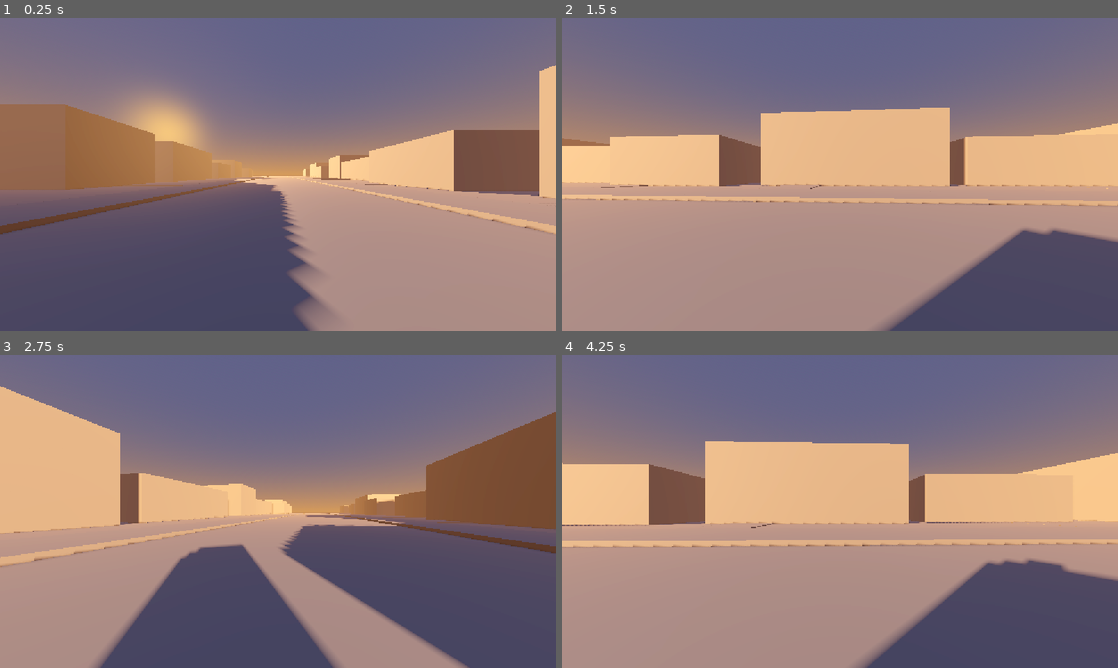
Above: before the commit, frames 1-4 (two rows, left to right).
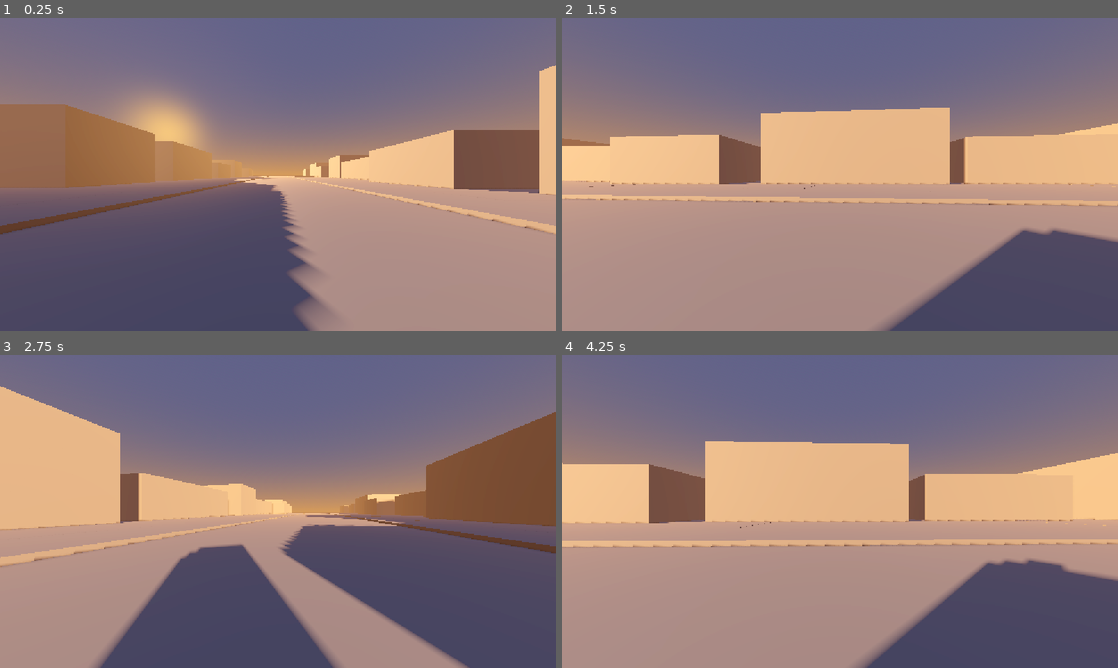
Above: after the commit, the same moments.

Repository: Concoctorydev/streetlight-static
Game: Godot game, scene res://scenes/street.tscn
Two runs of this game, one before a commit and one after it. Both use one fixed random seed, a clock stepped at 60 frames per second and the inputs below.
Inputs:
- Up to frame 1 (0.25 s): no input
- Up to frame 2 (1.5 s): tap Enter (ui_accept) at 0.5, 0.77 s; hold Right (ui_right) 0.53-1.28 s; hold Down (ui_down) from 1.28 s (still down)
- Up to frame 3 (2.75 s): tap Enter (ui_accept) at 1.52 s; release Down (ui_down) at 2.03 s; hold Right (ui_right) from 2.03 s (still down)
- Up to frame 4 (4.25 s): release Right (ui_right) at 2.78 s; hold Up (ui_up) 2.78-3.53 s; tap Enter (ui_accept) at 3.02, 3.77 s; hold Left (ui_left) from 3.53 s (still down)

The runs differ from the first frame. In frame 1, 0.6% of the frame differs, in the area x 0-100%, y 50-60%; in frame 2, 0.6%; in frame 3, 0.5%; in frame 4, 0.7%, in the area x 0-100%, y 52-56%.

Commit message:
Add grass friction

Diff:
--- a/streetlight-static/scenes/street.tscn
+++ b/streetlight-static/scenes/street.tscn
@@ -76,6 +76,9 @@
 [node name="thirdPersonCamera" type="Camera3D" parent="player" unique_id=1666285241]
 transform = Transform3D(1, 0, 0, 0, 0.9396926, 0.34202012, 0, -0.34202012, 0.9396926, 0, 3, 6)
 
+[node name="groundRay" type="RayCast3D" parent="player" unique_id=1077971050]
+target_position = Vector3(0, -0.6, 0)
+
 [node name="graybox" type="Node3D" parent="." unique_id=1524594638]
 
 [node name="sidewalkRight" type="CSGBox3D" parent="graybox" unique_id=908120662]
@@ -103,9 +106,9 @@
 size = Vector3(15, 8, 15)
 
 [node name="driveway" type="CSGBox3D" parent="graybox/buildingsRight/lot01" unique_id=685117774]
-transform = Transform3D(1, 0, 0, 0, 1, 0, 0, 0, 1, 11.5, 0.025, -4)
-use_collision = true
-size = Vector3(7, 0.05, 3)
+transform = Transform3D(1, 0, 0, 0, 1, 0, 0, 0, 1, 11.5, 0.075, -4)
+use_collision = true
+size = Vector3(7, 0.15, 3)
 
 [node name="lot02" type="Node3D" parent="graybox/buildingsRight" unique_id=2001608578]
 transform = Transform3D(1, 0, 0, 0, 1, 0, 0, 0, 1, 0, 0, 15)
@@ -121,9 +124,9 @@
 size = Vector3(4.6151123, 2.5, 3)
 
 [node name="driveway" type="CSGBox3D" parent="graybox/buildingsRight/lot02" unique_id=941239231]
-transform = Transform3D(1, 0, 0, 0, 1, 0, 0, 0, 1, 11.5, -0.025, 3)
-use_collision = true
-size = Vector3(7, 0.05, 3)
+transform = Transform3D(1, 0, 0, 0, 1, 0, 0, 0, 1, 11.5, 0.075, 3)
+use_collision = true
+size = Vector3(7, 0.15, 3)
 
 [node name="lot03" type="Node3D" parent="graybox/buildingsRight" unique_id=18015764]
 transform = Transform3D(1, 0, 0, 0, 1, 0, 0, 0, 1, 0, 0, 30)
@@ -139,9 +142,9 @@
 size = Vector3(3.0927734, 2.5, 6)
 
 [node name="driveway" type="CSGBox3D" parent="graybox/buildingsRight/lot03" unique_id=976091130]
-transform = Transform3D(1, 0, 0, 0, 1, 0, 0, 0, 1, 11.5, 0.025, 2)
-use_collision = true
-size = Vector3(7, 0.05, 3)
+transform = Transform3D(1, 0, 0, 0, 1, 0, 0, 0, 1, 11.5, 0.075, 2)
+use_collision = true
+size = Vector3(7, 0.15, 3)
 
 [node name="lot04" type="Node3D" parent="graybox/buildingsRight" unique_id=1617011940]
 transform = Transform3D(1, 0, 0, 0, 1, 0, 0, 0, 1, 0, 0, 45)
@@ -157,9 +160,9 @@
 size = Vector3(4.8154297, 2.5, 4.1401367)
 
 [node name="driveway" type="CSGBox3D" parent="graybox/buildingsRight/lot04" unique_id=2108585452]
-transform = Transform3D(1, 0, 0, 0, 1, 0, 0, 0, 1, 11.5, 0.025, -2)
-use_collision = true
-size = Vector3(7, 0.05, 3)
+transform = Transform3D(1, 0, 0, 0, 1, 0, 0, 0, 1, 11.5, 0.075, -2)
+use_collision = true
+size = Vector3(7, 0.15, 3)
 
 [node name="lot05" type="Node3D" parent="graybox/buildingsRight" unique_id=834961427]
 transform = Transform3D(1, 0, 0, 0, 1, 0, 0, 0, 1, 0, 0, 60)
@@ -170,9 +173,9 @@
 size = Vector3(18, 4, 12)
 
 [node name="driveway" type="CSGBox3D" parent="graybox/buildingsRight/lot05" unique_id=1698383840]
-transform = Transform3D(1, 0, 0, 0, 1, 0, 0, 0, 1, 11.5, 0.025, 3)
-use_collision = true
-size = Vector3(7, 0.05, 3)
+transform = Transform3D(1, 0, 0, 0, 1, 0, 0, 0, 1, 11.5, 0.075, 3)
+use_collision = true
+size = Vector3(7, 0.15, 3)
 
 [node name="lot06" type="Node3D" parent="graybox/buildingsRight" unique_id=1170163302]
 transform = Transform3D(1, 0, 0, 0, 1, 0, 0, 0, 1, 0, 0, 75)
@@ -188,9 +191,9 @@
 size = Vector3(5.9057617, 2.5, 3.7006836)
 
 [node name="driveway" type="CSGBox3D" parent="graybox/buildingsRight/lot06" unique_id=57099547]
-transform = Transform3D(1, 0, 0, 0, 1, 0, 0, 0, 1, 11.5, 0.025, -2)
-use_collision = true
-size = Vector3(7, 0.05, 3)
+transform = Transform3D(1, 0, 0, 0, 1, 0, 0, 0, 1, 11.5, 0.075, -2)
+use_collision = true
+size = Vector3(7, 0.15, 3)
 
 [node name="lot07" type="Node3D" parent="graybox/buildingsRight" unique_id=602708799]
 transform = Transform3D(1, 0, 0, 0, 1, 0, 0, 0, 1, 0, 0, 90)
@@ -206,9 +209,9 @@
 size = Vector3(5.6411133, 2.5, 3)
 
 [node name="driveway" type="CSGBox3D" parent="graybox/buildingsRight/lot07" unique_id=82991126]
-transform = Transform3D(1, 0, 0, 0, 1, 0, 0, 0, 1, 11.5, 0.025, 6)
-use_collision = true
-size = Vector3(7, 0.05, 3)
+transform = Transform3D(1, 0, 0, 0, 1, 0, 0, 0, 1, 11.5, 0.075, 6)
+use_collision = true
+size = Vector3(7, 0.15, 3)
 
 [node name="lot08" type="Node3D" parent="graybox/buildingsRight" unique_id=70183308]
 transform = Transform3D(1, 0, 0, 0, 1, 0, 0, 0, 1, 0, 0, -15)
@@ -219,9 +222,9 @@
 size = Vector3(15, 4, 9.5)
 
 [node name="driveway" type="CSGBox3D" parent="graybox/buildingsRight/lot08" unique_id=2075688427]
-transform = Transform3D(1, 0, 0, 0, 1, 0, 0, 0, 1, 11.240473, 0.025, -2.8347168)
-use_collision = true
-size = Vector3(6.5, 0.05, 3)
+transform = Transform3D(1, 0, 0, 0, 1, 0, 0, 0, 1, 11.24, 0.075, -2.835)
+use_collision = true
+size = Vector3(6.5, 0.15, 3)
 
 [node name="lot09" type="Node3D" parent="graybox/buildingsRight" unique_id=842632490]
 transform = Transform3D(1, 0, 0, 0, 1, 0, 0, 0, 1, 0, 0, -30)
@@ -237,9 +240,9 @@
 size = Vector3(2, 2.5, 4)
 
 [node name="driveway" type="CSGBox3D" parent="graybox/buildingsRight/lot09" unique_id=300299266]
-transform = Transform3D(1, 0, 0, 0, 1, 0, 0, 0, 1, 11.799316, 0.025, -4)
-use_collision = true
-size = Vector3(7.598633, 0.05, 3)
+transform = Transform3D(1, 0, 0, 0, 1, 0, 0, 0, 1, 11.799, 0.075, -4)
+use_collision = true
+size = Vector3(7.599, 0.15, 3)
 
 [node name="lot10" type="Node3D" parent="graybox/buildingsRight" unique_id=1468620945]
 transform = Transform3D(1, 0, 0, 0, 1, 0, 0, 0, 1, 0, 0, -45)
@@ -255,9 +258,9 @@
 size = Vector3(4, 2.5, 3)
 
 [node name="driveway" type="CSGBox3D" parent="graybox/buildingsRight/lot10" unique_id=202391918]
-transform = Transform3D(1, 0, 0, 0, 1, 0, 0, 0, 1, 11.5, 0.025, 2)
-use_collision = true
-size = Vector3(10, 0.05, 3)
+transform = Transform3D(1, 0, 0, 0, 1, 0, 0, 0, 1, 11.5, 0.075, 2)
+use_collision = true
+size = Vector3(10, 0.15, 3)
 
 [node name="lot11" type="Node3D" parent="graybox/buildingsRight" unique_id=281947193]
 transform = Transform3D(1, 0, 0, 0, 1, 0, 0, 0, 1, 0, 0, -60)
@@ -273,9 +276,9 @@
 size = Vector3(3, 2.5, 3)
 
 [node name="driveway" type="CSGBox3D" parent="graybox/buildingsRight/lot11" unique_id=479517878]
-transform = Transform3D(1, 0, 0, 0, 1, 0, 0, 0, 1, 11.5, 0.025, -4)
-use_collision = true
-size = Vector3(7, 0.05, 3)
+transform = Transform3D(1, 0, 0, 0, 1, 0, 0, 0, 1, 11.5, 0.075, -4)
+use_collision = true
+size = Vector3(7, 0.15, 3)
 
 [node name="lot12" type="Node3D" parent="graybox/buildingsRight" unique_id=744761399]
 transform = Transform3D(1, 0, 0, 0, 1, 0, 0, 0, 1, 0, 0, -75)
@@ -291,9 +294,9 @@
 size = Vector3(5, 2.5, 3)
 
 [node name="driveway" type="CSGBox3D" parent="graybox/buildingsRight/lot12" unique_id=1317001758]
-transform = Transform3D(1, 0, 0, 0, 1, 0, 0, 0, 1, 12.748566, 0.025, 1)
-use_collision = true
-size = Vector3(9.497131, 0.05, 3)
+transform = Transform3D(1, 0, 0, 0, 1, 0, 0, 0, 1, 12.749, 0.075, 1)
+use_collision = true
+size = Vector3(9.497, 0.15, 3)
 
 [node name="lot13" type="Node3D" parent="graybox/buildingsRight" unique_id=1299936825]
 transform = Transform3D(1, 0, 0, 0, 1, 0, 0, 0, 1, 0, 0, -90)
@@ -304,9 +307,9 @@
 size = Vector3(11.732, 4, 11.013)
 
 [node name="driveway" type="CSGBox3D" parent="graybox/buildingsRight/lot13" unique_id=581077454]
-transform = Transform3D(1, 0, 0, 0, 1, 0, 0, 0, 1, 11.5, 0.025, 2)
-use_collision = true
-size = Vector3(7, 0.05, 3)
+transform = Transform3D(1, 0, 0, 0, 1, 0, 0, 0, 1, 11.5, 0.075, 2)
+use_collision = true
+size = Vector3(7, 0.15, 3)
 
 [node name="buildingsLeft" type="Node3D" parent="graybox" unique_id=621222681]
 transform = Transform3D(-1, 0, -8.742278e-08, 0, 1, 0, 8.742278e-08, 0, -1, 0, 0, 0)
@@ -324,9 +327,9 @@
 size = Vector3(4, 2.5, 3)
 
 [node name="driveway" type="CSGBox3D" parent="graybox/buildingsLeft/lot01" unique_id=864590771]
-transform = Transform3D(1, 0, 0, 0, 1, 0, 0, 0, 1, 11.5, 0.025, -3)
-use_collision = true
-size = Vector3(7, 0.05, 3)
+transform = Transform3D(1, 0, 0, 0, 1, 0, 0, 0, 1, 11.5, 0.075, -3)
+use_collision = true
+size = Vector3(7, 0.15, 3)
 
 [node name="lot02" type="Node3D" parent="graybox/buildingsLeft" unique_id=1580576826]
 transform = Transform3D(1, 0, 0, 0, 1, 0, 0, 0, 1, 0, 0, 15)
@@ -337,9 +340,9 @@
 size = Vector3(11, 8, 8)
 
 [node name="driveway" type="CSGBox3D" parent="graybox/buildingsLeft/lot02" unique_id=1048426445]
-transform = Transform3D(1, 0, 0, 0, 1, 0, 0, 0, 1, 11.5, 0.025, 1.5)
-use_collision = true
-size = Vector3(7, 0.05, 3)
+transform = Transform3D(1, 0, 0, 0, 1, 0, 0, 0, 1, 11.5, 0.075, 1.5)
+use_collision = true
+size = Vector3(7, 0.15, 3)
 
 [node name="lot03" type="Node3D" parent="graybox/buildingsLeft" unique_id=1744604310]
 transform = Transform3D(1, 0, 0, 0, 1, 0, 0, 0, 1, 0, 0, 30)
@@ -355,9 +358,9 @@
 size = Vector3(3, 2.5, 3)
 
 [node name="driveway" type="CSGBox3D" parent="graybox/buildingsLeft/lot03" unique_id=1373160261]
-transform = Transform3D(1, 0, 0, 0, 1, 0, 0, 0, 1, 11.742676, 0.025, -1.9999981)
-use_collision = true
-size = Vector3(7.4853516, 0.05, 3)
+transform = Transform3D(1, 0, 0, 0, 1, 0, 0, 0, 1, 11.743, 0.075, -2)
+use_collision = true
+size = Vector3(7.485, 0.15, 3)
 
 [node name="lot04" type="Node3D" parent="graybox/buildingsLeft" unique_id=1202873306]
 transform = Transform3D(1, 0, 0, 0, 1, 0, 0, 0, 1, 0, 0, 45)
@@ -373,9 +376,9 @@
 size = Vector3(3, 2.5, 4)
 
 [node name="driveway" type="CSGBox3D" parent="graybox/buildingsLeft/lot04" unique_id=1942992186]
-transform = Transform3D(1, 0, 0, 0, 1, 0, 0, 0, 1, 11.5, 0.025, -4)
-use_collision = true
-size = Vector3(7, 0.05, 3)
+transform = Transform3D(1, 0, 0, 0, 1, 0, 0, 0, 1, 11.5, 0.075, -4)
+use_collision = true
+size = Vector3(7, 0.15, 3)
 
 [node name="lot05" type="Node3D" parent="graybox/buildingsLeft" unique_id=591657002]
 transform = Transform3D(1, 0, 0, 0, 1, 0, 0, 0, 1, 0, 0, 60)
@@ -386,9 +389,9 @@
 size = Vector3(10, 8, 12)
 
 [node name="driveway" type="CSGBox3D" parent="graybox/buildingsLeft/lot05" unique_id=1076586665]
-transform = Transform3D(1, 0, 0, 0, 1, 0, 0, 0, 1, 11.5, 0.025, 3)
-use_collision = true
-size = Vector3(7, 0.05, 3)
+transform = Transform3D(1, 0, 0, 0, 1, 0, 0, 0, 1, 11.5, 0.075, 3)
+use_collision = true
+size = Vector3(7, 0.15, 3)
 
 [node name="lot06" type="Node3D" parent="graybox/buildingsLeft" unique_id=691214487]
 transform = Transform3D(1, 0, 0, 0, 1, 0, 0, 0, 1, 0, 0, 75)
@@ -404,9 +407,9 @@
 size = Vector3(2.9897156, 2.5, 4.435547)
 
 [node name="driveway" type="CSGBox3D" parent="graybox/buildingsLeft/lot06" unique_id=1232056593]
-transform = Transform3D(1, 0, 0, 0, 1, 0, 0, 0, 1, 10.609558, 0.025, -3.107544)
-use_collision = true
-size = Vector3(5.219, 0.05, 3)
+transform = Transform3D(1, 0, 0, 0, 1, 0, 0, 0, 1, 10.61, 0.075, -3)
+use_collision = true
+size = Vector3(5.219, 0.15, 3)
 
 [node name="lot07" type="Node3D" parent="graybox/buildingsLeft" unique_id=605366276]
 transform = Transform3D(1, 0, 0, 0, 1, 0, 0, 0, 1, 0, 0, 90)
@@ -422,9 +425,9 @@
 size = Vector3(2.3339844, 2.5, 5.0620117)
 
 [node name="driveway" type="CSGBox3D" parent="graybox/buildingsLeft/lot07" unique_id=1336320515]
-transform = Transform3D(1, 0, 0, 0, 1, 0, 0, 0, 1, 11.5, 0.025, -3.565918)
-use_collision = true
-size = Vector3(7, 0.05, 3)
+transform = Transform3D(1, 0, 0, 0, 1, 0, 0, 0, 1, 11.5, 0.075, -3.566)
+use_collision = true
+size = Vector3(7, 0.15, 3)
 
 [node name="lot08" type="Node3D" parent="graybox/buildingsLeft" unique_id=229858296]
 transform = Transform3D(1, 0, 0, 0, 1, 0, 0, 0, 1, 0, 0, -15)
@@ -435,9 +438,9 @@
 size = Vector3(12.254883, 8, 12)
 
 [node name="driveway" type="CSGBox3D" parent="graybox/buildingsLeft/lot08" unique_id=1852617118]
-transform = Transform3D(1, 0, 0, 0, 1, 0, 0, 0, 1, 11.464, 0.025, -2)
-use_collision = true
-size = Vector3(6.9280243, 0.05, 3)
+transform = Transform3D(1, 0, 0, 0, 1, 0, 0, 0, 1, 11.464, 0.075, -2)
+use_collision = true
+size = Vector3(6.928, 0.15, 3)
 
 [node name="lot09" type="Node3D" parent="graybox/buildingsLeft" unique_id=545584398]
 transform = Transform3D(1, 0, 0, 0, 1, 0, 0, 0, 1, 0, 0, -30)
@@ -453,9 +456,9 @@
 size = Vector3(4, 2.5, 3)
 
 [node name="driveway" type="CSGBox3D" parent="graybox/buildingsLeft/lot09" unique_id=2108773221]
-transform = Transform3D(1, 0, 0, 0, 1, 0, 0, 0, 1, 11.771, 0.025, 2)
-use_collision = true
-size = Vector3(7.541687, 0.05, 3)
+transform = Transform3D(1, 0, 0, 0, 1, 0, 0, 0, 1, 11.771, 0.075, 2)
+use_collision = true
+size = Vector3(7.542, 0.15, 3)
 
 [node name="lot10" type="Node3D" parent="graybox/buildingsLeft" unique_id=727640437]
 transform = Transform3D(1, 0, 0, 0, 1, 0, 0, 0, 1, 0, 0, -45)
@@ -471,9 +474,9 @@
 size = Vector3(2, 2.5, 3)
 
 [node name="driveway" type="CSGBox3D" parent="graybox/buildingsLeft/lot10" unique_id=484890982]
-transform = Transform3D(1, 0, 0, 0, 1, 0, 0, 0, 1, 11.5, 0.025, -3.5)
-use_collision = true
-size = Vector3(7, 0.05, 3)
+transform = Transform3D(1, 0, 0, 0, 1, 0, 0, 0, 1, 11.5, 0.075, -3.5)
+use_collision = true
+size = Vector3(7, 0.15, 3)
 
 [node name="lot11" type="Node3D" parent="graybox/buildingsLeft" unique_id=1542747803]
 transform = Transform3D(1, 0, 0, 0, 1, 0, 0, 0, 1, 0, 0, -60)
@@ -489,9 +492,9 @@
 size = Vector3(3, 2.5, 5)
 
 [node name="driveway" type="CSGBox3D" parent="graybox/buildingsLeft/lot11" unique_id=1940443273]
-transform = Transform3D(1, 0, 0, 0, 1, 0, 0, 0, 1, 11.5, 0.025, -4)
-use_collision = true
-size = Vector3(7, 0.05, 3)
+transform = Transform3D(1, 0, 0, 0, 1, 0, 0, 0, 1, 11.5, 0.075, -4)
+use_collision = true
+size = Vector3(7, 0.15, 3)
 
 [node name="lot12" type="Node3D" parent="graybox/buildingsLeft" unique_id=123527594]
 transform = Transform3D(1, 0, 0, 0, 1, 0, 0, 0, 1, 0, 0, -75)
@@ -507,9 +510,9 @@
 size = Vector3(3, 2.5, 3)
 
 [node name="driveway" type="CSGBox3D" parent="graybox/buildingsLeft/lot12" unique_id=45503141]
-transform = Transform3D(1, 0, 0, 0, 1, 0, 0, 0, 1, 11.5, 0.025, -4)
-use_collision = true
-size = Vector3(7, 0.05, 3)
+transform = Transform3D(1, 0, 0, 0, 1, 0, 0, 0, 1, 11.5, 0.075, -4)
+use_collision = true
+size = Vector3(7, 0.15, 3)
 
 [node name="lot13" type="Node3D" parent="graybox/buildingsLeft" unique_id=105641361]
 transform = Transform3D(1, 0, 0, 0, 1, 0, 0, 0, 1, 0, 0, -90)
@@ -525,11 +528,16 @@
 size = Vector3(2.5, 2.5, 6)
 
 [node name="driveway" type="CSGBox3D" parent="graybox/buildingsLeft/lot13" unique_id=420944094]
-transform = Transform3D(1, 0, 0, 0, 1, 0, 0, 0, 1, 11.5, 0.025, -4)
-use_collision = true
-size = Vector3(7, 0.05, 3)
-
-[node name="yards" type="CSGBox3D" parent="graybox" unique_id=1377940710]
-transform = Transform3D(1, 0, 0, 0, 1, 0, 0, 0, 1, 0, -0.06, 0)
-use_collision = true
-size = Vector3(100, 0.1, 200)
+transform = Transform3D(1, 0, 0, 0, 1, 0, 0, 0, 1, 11.5, 0.075, -4)
+use_collision = true
+size = Vector3(7, 0.15, 3)
+
+[node name="yardsRight" type="CSGBox3D" parent="graybox" unique_id=1377940710 groups=["grass"]]
+transform = Transform3D(1, 0, 0, 0, 1, 0, 0, 0, 1, 29, 0.04, 0)
+use_collision = true
+size = Vector3(42, 0.2, 200)
+
+[node name="yardsLeft" type="CSGBox3D" parent="graybox" unique_id=885877717 groups=["grass"]]
+transform = Transform3D(1, 0, 0, 0, 1, 0, 0, 0, 1, -29, 0.04, 0)
+use_collision = true
+size = Vector3(42, 0.2, 200)
--- a/streetlight-static/scripts/player.gd
+++ b/streetlight-static/scripts/player.gd
@@ -4,11 +4,13 @@
 const SPEED = 5.0
 const JUMP_VELOCITY = 4.5
 const BOARD_MAX_SPEED = 13.0
-const PUSH_STRENGTH = 2
+const PUSH_STRENGTH = 2.0
 const BOARD_FRICTION = 0.5
 const BRAKE_STRENGTH = 3.5
+const GRASS_FRICTION = 13.0
 var on_board := true
 var board_speed := 0.0
+var on_grass := false
 
 func _physics_process(delta: float) -> void:
 	# Add the gravity.
@@ -25,6 +27,8 @@
 		board_speed = move_toward(board_speed, 0, BOARD_FRICTION * delta)
 		if Input.is_action_pressed("ui_down") and is_on_floor():
 			board_speed = move_toward(board_speed, 0, BRAKE_STRENGTH * delta)
+		if on_grass and is_on_floor():
+			board_speed = move_toward(board_speed, 0, GRASS_FRICTION * delta)
 		board_speed = clamp(board_speed, 0, BOARD_MAX_SPEED)
 		var turn := Input.get_axis("ui_right", "ui_left")
 		rotate_y(turn * TURN_SPEED * delta)
@@ -45,3 +49,6 @@
 			velocity.z = move_toward(velocity.z, 0, SPEED)
 
 	move_and_slide()
+
+	on_grass = $groundRay.is_colliding() and $groundRay.get_collider().is_in_group("grass")
+	print(on_grass, " ", is_on_floor(), " ", board_speed)
